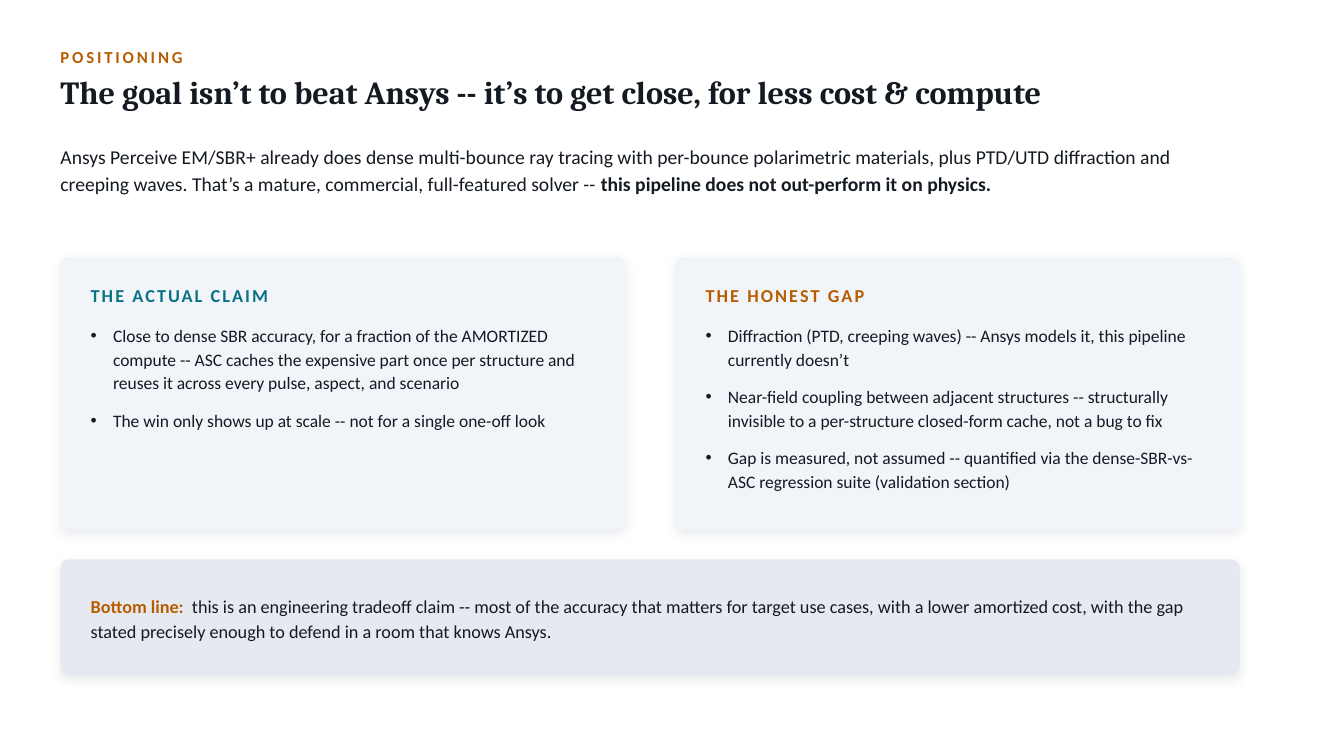
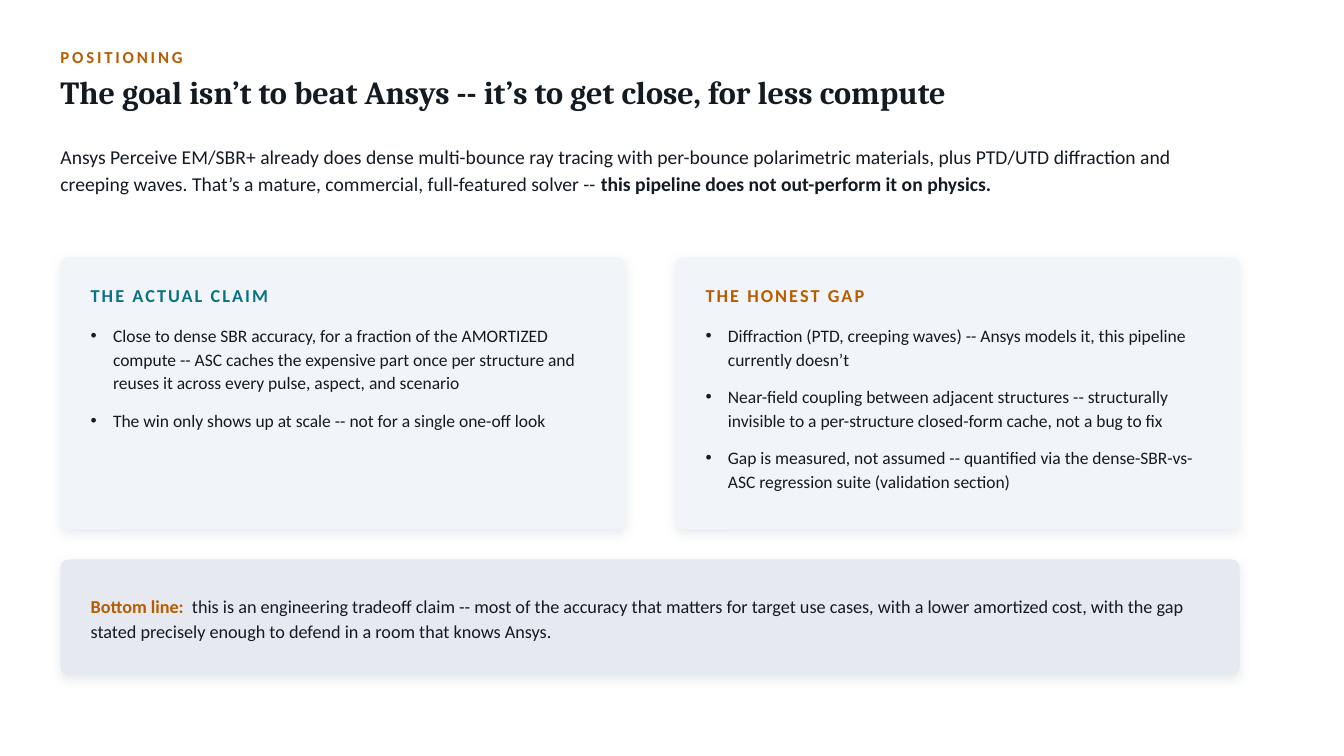
Before and after one commit to dphilli1-00/portfolio, a slide deck: slide 5 of beyond SARCASTIC.pptx. Drawn at 1344x756 pixels with LibreOffice and Linux fonts; fonts in the diff are those of the drawing. Boxes give left, top, right and bottom in pixels: in the first picture for what was removed or moved away, otherwise in the second. Text is boxed around its words. In the diff, an @@ line names an element or a change of style, - is before the commit and + after.

```diff
--- a/beyond SARCASTIC.pptx
+++ b/beyond SARCASTIC.pptx
@@ text at <box>60,81,946,111</box>: text changed @@
-The goal isn’t to beat Ansys -- it’s to get close, for less cost & compute
+The goal isn’t to beat Ansys -- it’s to get close, for less compute
```
Also in this commit, not shown: 9 other slides changed, 2 slides added, 19 other files.
